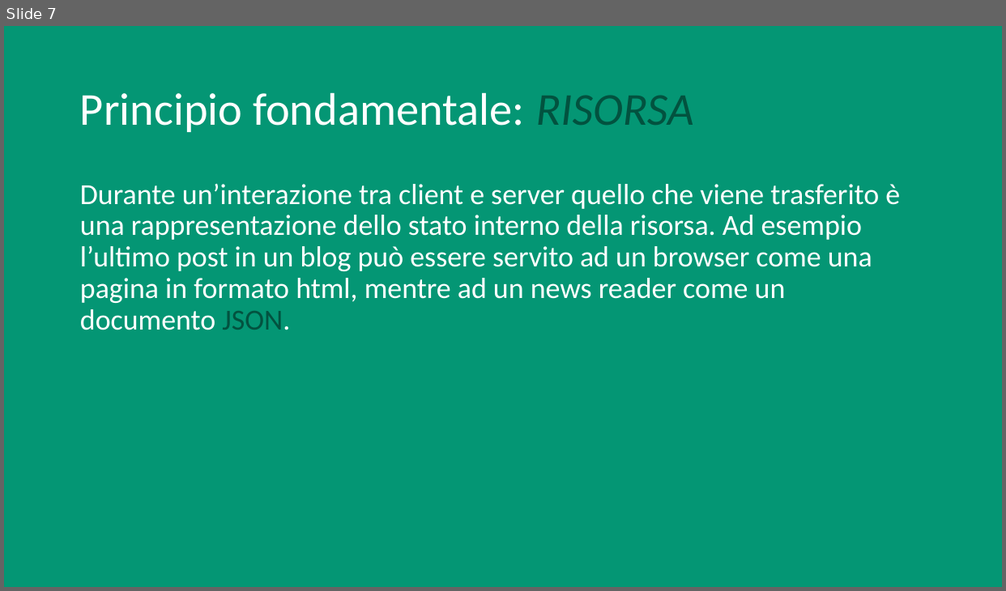
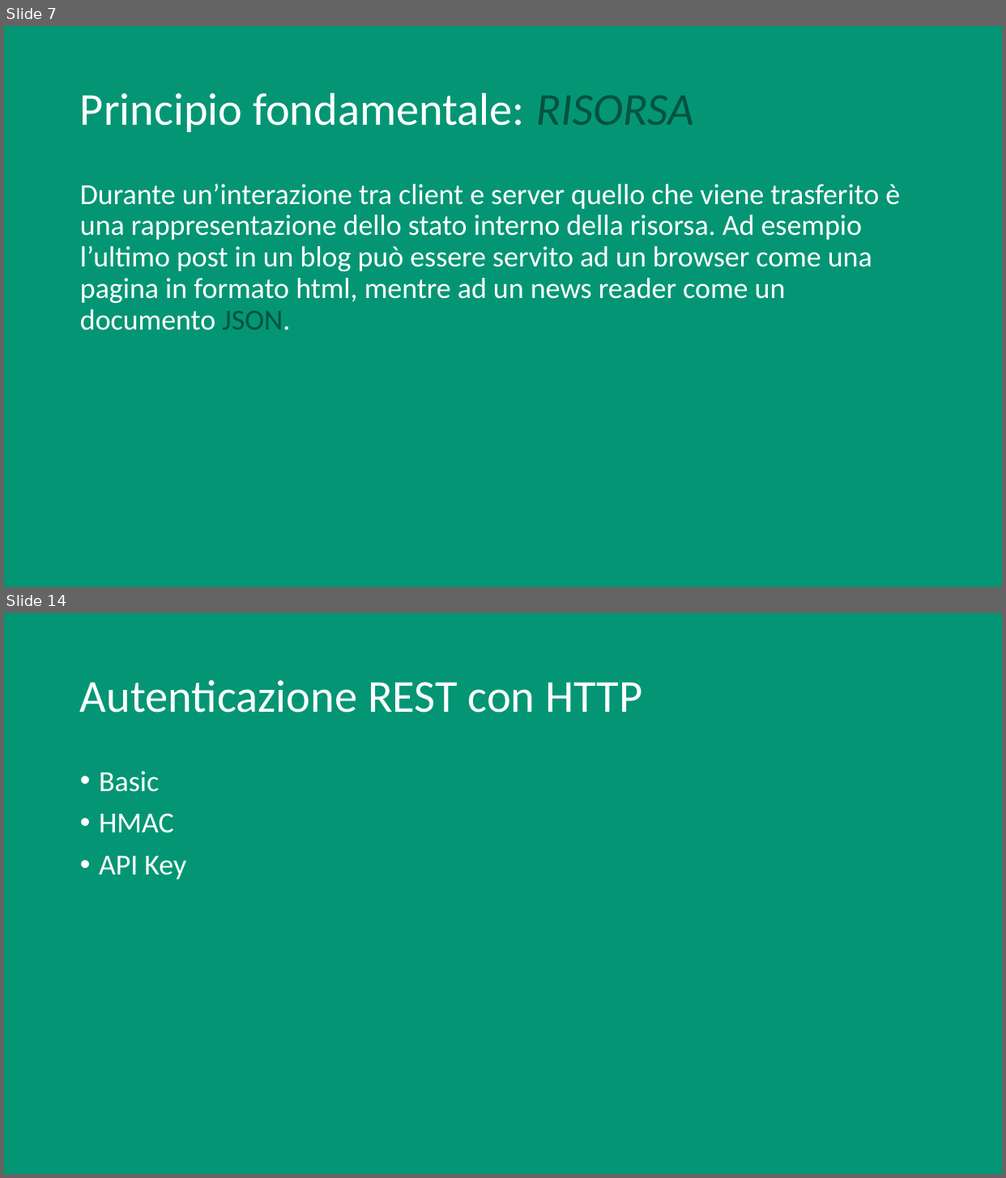
Before and after one commit to vassallocarlo/Tesi-RESTful, a slide deck: REST.pptx. Shown one above the other, each under a label of ours: slide 7 before the commit, slides 7 and 14 after it; the slides between them are not shown. The pictures are 1006x591 and 1006x1178 pixels, drawn with LibreOffice and Linux fonts; fonts in the diff are those of the drawing. Boxes give left, top, right and bottom in pixels: in the first picture for what was removed or moved away, otherwise in the second. Text is boxed around its words. In the diff, an @@ line names an element or a change of style, - is before the commit and + after.

Commit message:
rest auth

```diff
--- a/REST.pptx
+++ b/REST.pptx
@@ slide 14 added at <box>4,613,1002,1174</box>, background #049674 @@
@@ title added at <box>80,680,642,713</box>, 44 pt, text #FFFFFF @@
+Autenticazione REST con HTTP
@@ text added at <box>99,771,186,879</box>, 28 pt, text #FFFFFF @@
+• Basic
+• HMAC
+• API Key
```
Also in this commit, not shown: 3 slides changed, 6 other slides added, 4 other files.
